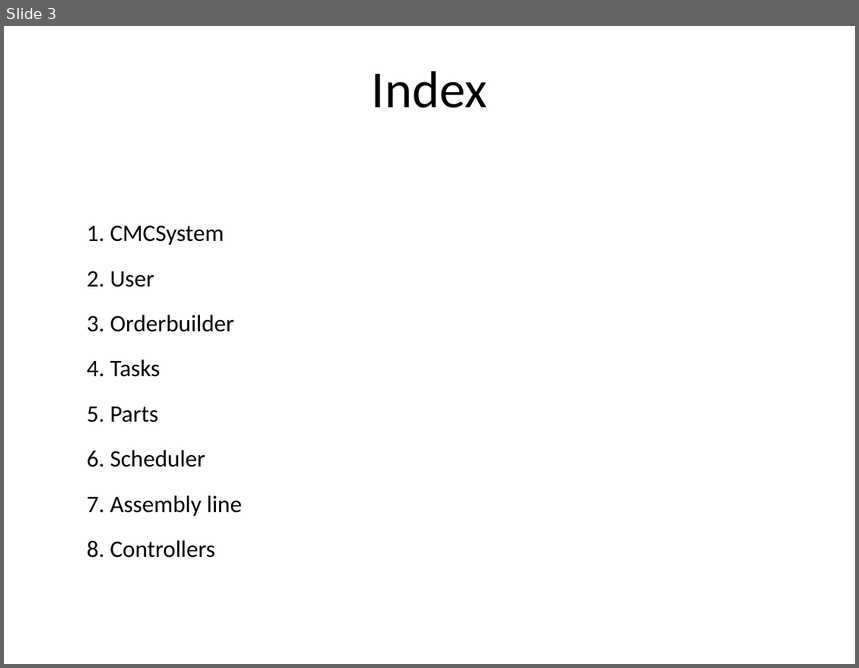
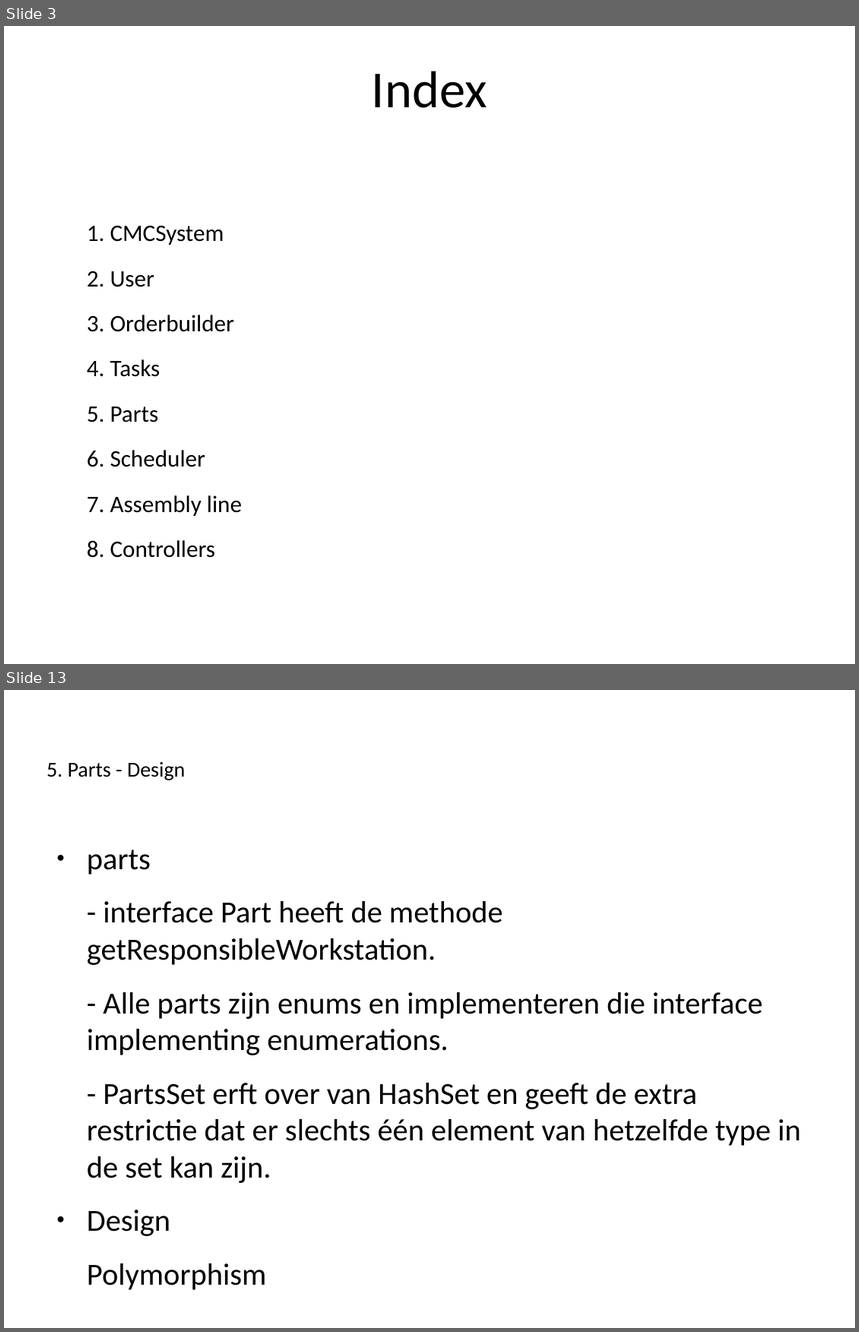
Before and after one commit to Novarg1/SWOP21, a slide deck: presentatie/Presentatie_Iteratie3.odp. Shown one above the other, each under a label of ours: slide 3 before the commit, slides 3 and 13 after it; the slides between them are not shown. The pictures are 859x668 and 859x1332 pixels, drawn with LibreOffice and Linux fonts; fonts in the diff are those of the drawing. Boxes give left, top, right and bottom in pixels: in the first picture for what was removed or moved away, otherwise in the second. Text is boxed around its words. In the diff, an @@ line names an element or a change of style, - is before the commit and + after.

```diff
--- a/presentatie/Presentatie_Iteratie3.odp
+++ b/presentatie/Presentatie_Iteratie3.odp
@@ slide 13 added at <box>4,690,855,1328</box>, background #FFFFFF @@
@@ title added at <box>47,761,185,780</box>, 18 pt, text #000000 @@
+5. Parts - Design
@@ text added at <box>87,850,800,1290</box>, 26 pt, text #000000 @@
+● parts
+- interface Part heeft de methode getResponsibleWorkstation.
+- Alle parts zijn enums en implementeren die interface implementing enumerations.
+- PartsSet erft over van HashSet en geeft de extra restrictie dat er slechts één element van hetzelfde type in de set kan zijn.
+● Design
+Polymorphism
```
Also in this commit, not shown: 2 slides changed, 22 other slides added.
